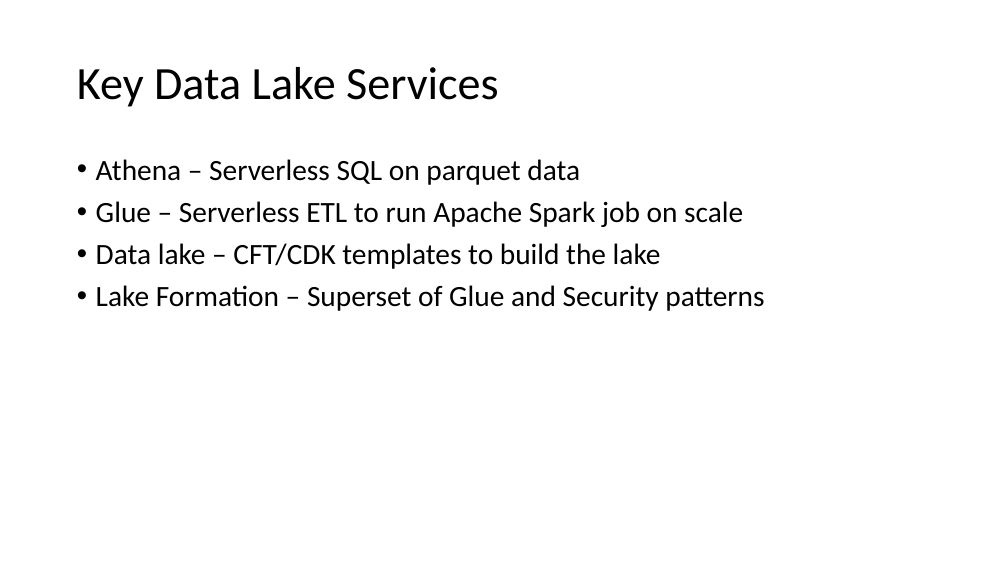
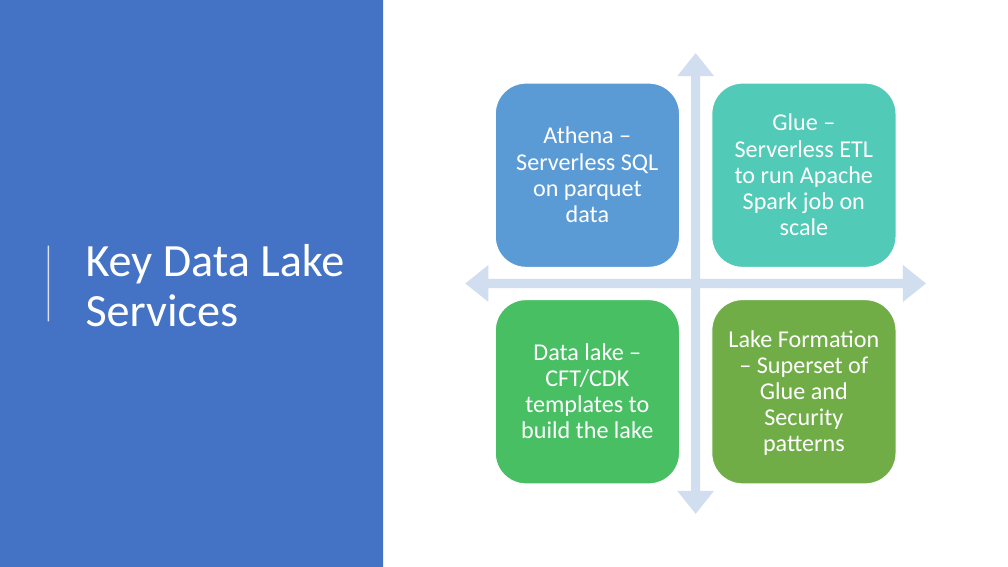
Before and after one commit to kunaldas926/ppt, a slide deck: slide 9 of Presentation1.pptx (slide 8 before the commit). Drawn at 1008x567 pixels with LibreOffice and Linux fonts; fonts in the diff are those of the drawing. Boxes give left, top, right and bottom in pixels: in the first picture for what was removed or moved away, otherwise in the second. Text is boxed around its words. In the diff, an @@ line names an element or a change of style, - is before the commit and + after.

```diff
--- a/Presentation1.pptx
+++ b/Presentation1.pptx
@@ rectangle added at bbox=[0, 0, 383, 567], fill #4472C4 @@
@@ title "Key Data Lake Services": place and size @@
-title "Key Data Lake Services" at bbox=[77, 67, 499, 107]
+title "Key Data Lake Services" at bbox=[86, 244, 344, 327]
@@ title "Key Data Lake Services" at bbox=[86, 244, 344, 327]: text colour #000000 to #FFFFFF @@
@@ text removed at bbox=[96, 159, 764, 311] @@
-• Athena – Serverless SQL on parquet data
-• Glue – Serverless ETL to run Apache Spark job on scale
-• Data lake – CFT/CDK templates to build the lake
-• Lake Formation – Superset of Glue and Security patterns
@@ line added from (48, 321) to (48, 246), #FFFFFF 1.5 pt @@
@@ group added at bbox=[466, 53, 926, 513]: 4 rounded rectangles, 4 texts, 1 quad arrow @@
+Athena – Serverless SQL on parquet data
+Glue – Serverless ETL to run Apache Spark job on scale
+Data lake – CFT/CDK templates to build the lake
+Lake Formation – Superset of Glue and Security patterns
```
Also in this commit, not shown: 19 other slides changed, 23 slides added.
